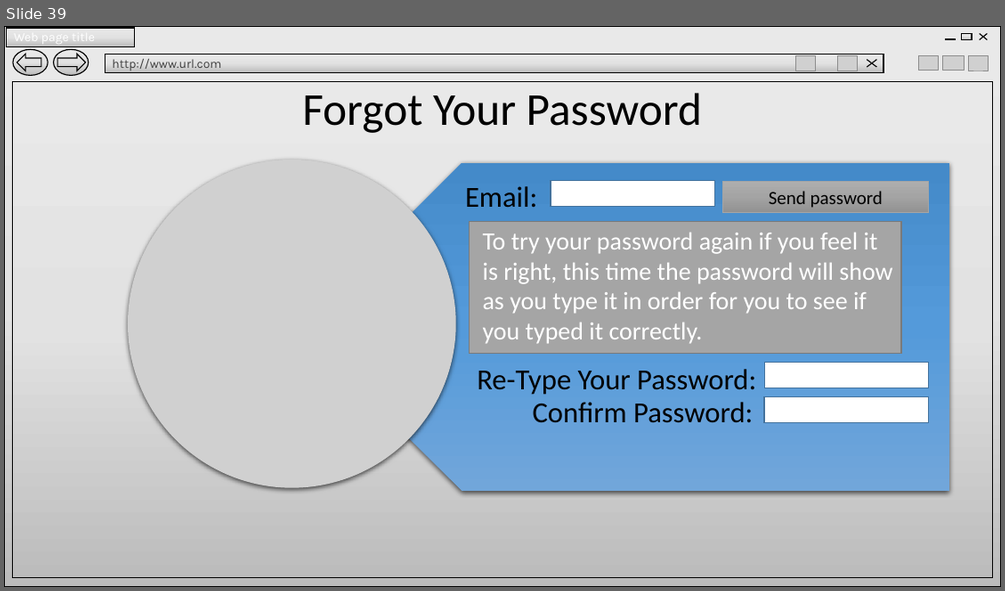
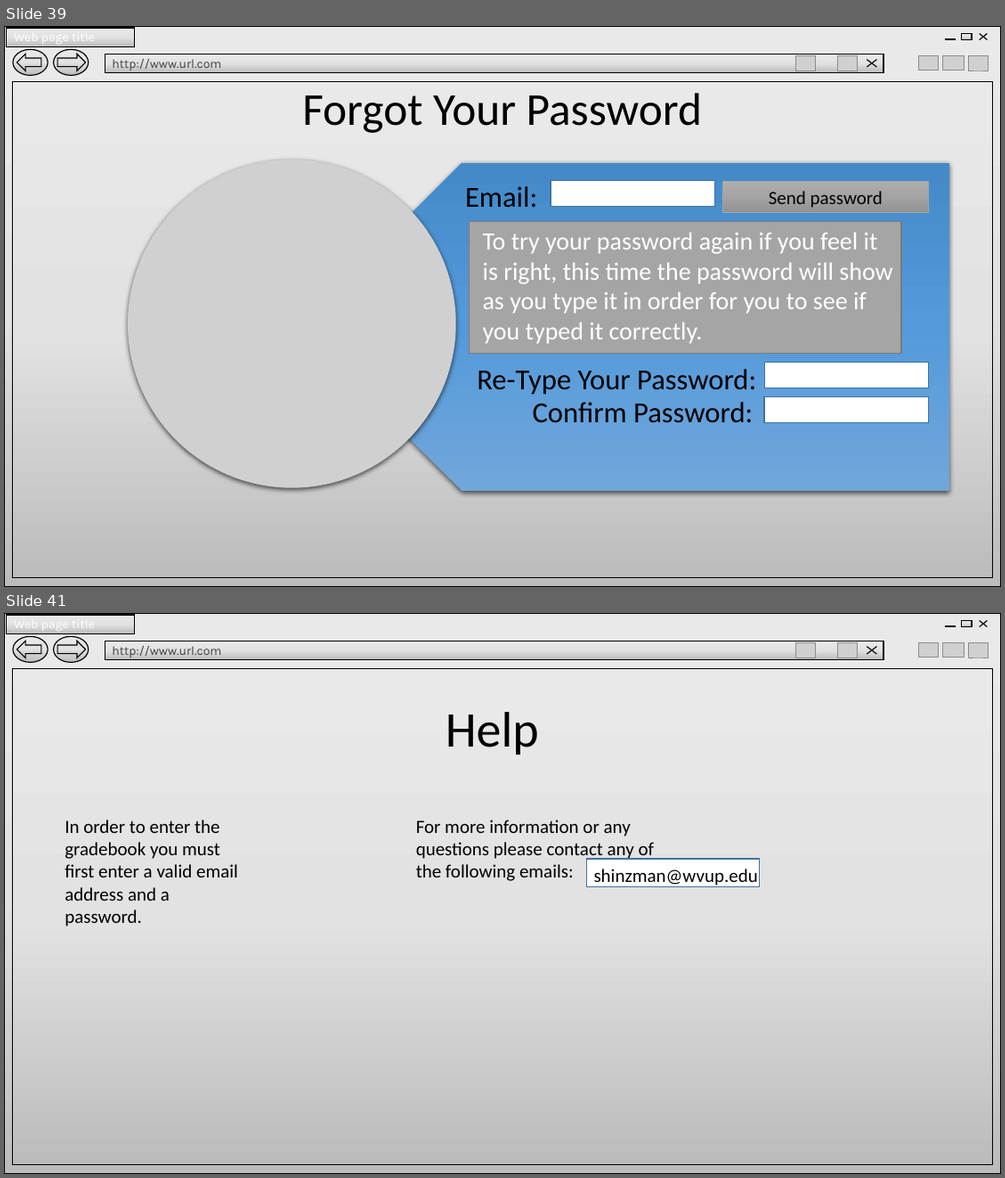
Before and after one commit to WVUP/Spring-2015, a slide deck: Assignments/Gradebook Application/Team Anthony/Gradebook Storyboard.pptx. Shown one above the other, each under a label of ours: slide 39 before the commit, slides 39 and 41 after it; the slides between them are not shown. The pictures are 1005x591 and 1005x1178 pixels, drawn with LibreOffice and Linux fonts; fonts in the diff are those of the drawing; grey boxes stand for pictures; background and template pictures are left out. Boxes give left, top, right and bottom in pixels: in the first picture for what was removed or moved away, otherwise in the second. Text is boxed around its words. In the diff, an @@ line names an element or a change of style, - is before the commit and + after.

```diff
--- a/Assignments/Gradebook Application/Team Anthony/Gradebook Storyboard.pptx
+++ b/Assignments/Gradebook Application/Team Anthony/Gradebook Storyboard.pptx
@@ slide 41 added at bbox=[4, 613, 1001, 1174], background #FFFFFF @@
@@ group added at bbox=[4, 613, 1001, 1174]: 7 rectangles, 5 pictures, 4 lines, 2 ellipses, 1 left arrow, 1 right arrow @@
+Web page title
+http://www.url.com
@@ text added at bbox=[445, 712, 539, 755], 48 pt, text #000000 @@
+Help
@@ text added at bbox=[65, 819, 238, 926], 18 pt, text #000000 @@
+In order to enter the gradebook you must first enter a valid email address and a password.
@@ text added at bbox=[416, 819, 654, 881], 18 pt, text #000000 @@
+For more information or any questions please contact any of the following emails:
@@ rectangle added at bbox=[587, 859, 760, 887], fill #FFFFFF, outline #43739E 1 pt @@
@@ text added at bbox=[594, 868, 758, 887], 18 pt, text #000000 @@
+shinzman@wvup.edu
```
Also in this commit, not shown: 20 slides changed, 1 other slide added, 4 other files.
